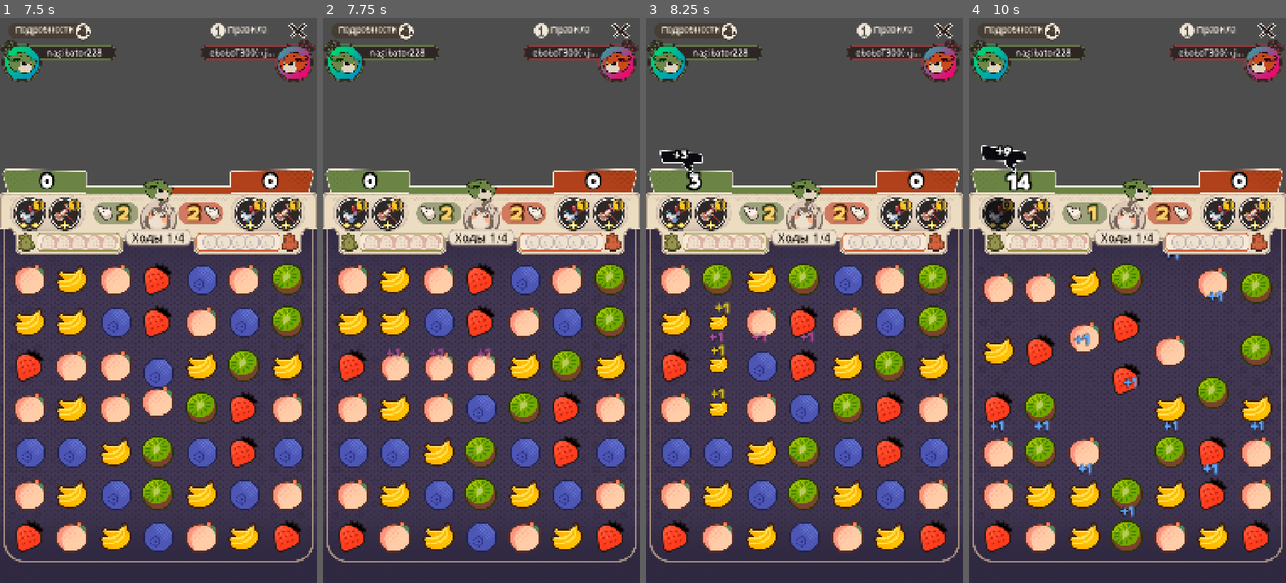
Above: before the commit, frames 1-4 (left to right).
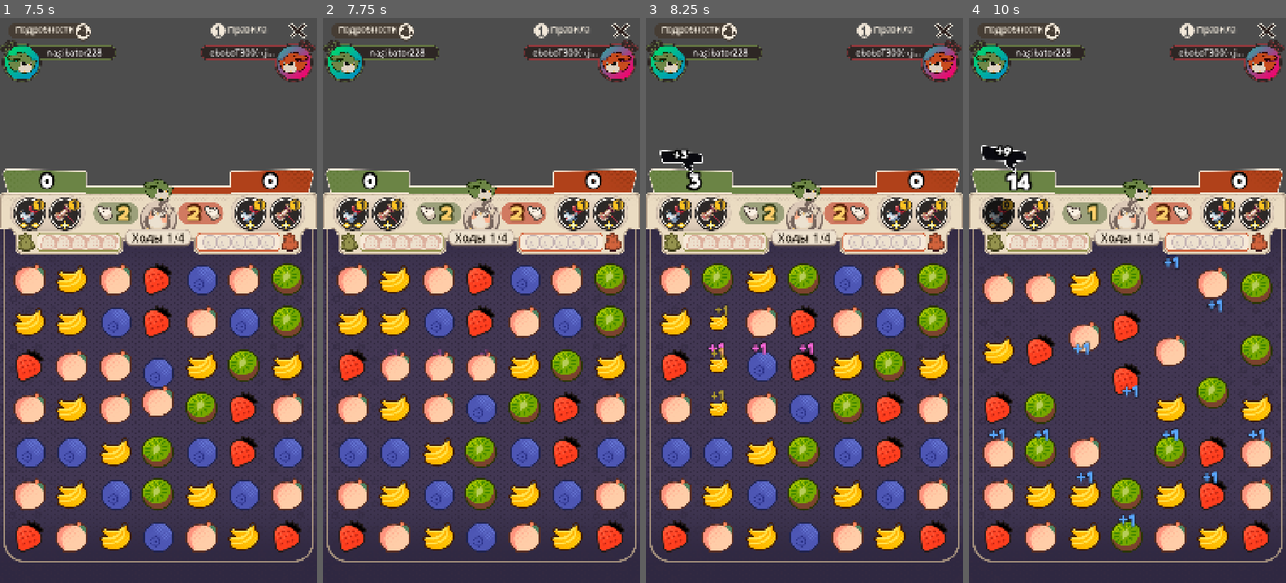
Above: after the commit, the same moments.

Repository: kakachaDev/origami-battle-godot
Game: Godot game, scene res://Assets/Scenes/game.tscn
The game is run twice, just before and just after one commit, with the same random seed, the same clock (stepped at 60 frames per second) and the same inputs.
Inputs (mouse positions are in pixels of both pictures, inside the frame that each line leads up to):
- Up to frame 1 (7.5 s): click "Правила" at 0.5 s; click "Подробности" at 1.25 s; click (31, 210) at 2.02 s; click "Правила" at 2.75 s; click "Подробности" at 3.5 s; click (31, 210) at 4.27 s; click "Правила" at 5 s; click "Подробности" at 5.75 s; click (31, 210) at 6.52 s; tap Enter at 7.25 s; drag from (158, 407) to (190, 176) at 7.27 s
- Up to frame 2 (7.75 s): no input
- Up to frame 3 (8.25 s): drag from (741, 328) to (788, 413) at 8.02 s
- Up to frame 4 (10 s): move the mouse to (1159, 176) at 8.77 s; click (1159, 176) at 8.92 s; tap Space at 9.5 s; drag from (1111, 413) to (1032, 215) at 9.52 s

Frame 1 is identical in both runs. In frame 2, 0.1% of the frame differs, in the area x 20-53%, y 58-61%; in frame 3, 0.5%; in frame 4, 1.2%, in the area x 5-94%, y 41-91%.

Commit message:
Rework +1 popup animation: spring in/out, less travel, size 48
- Font size 40 → 48
- Vertical travel 72px → 28px
- Appears with scale 0→1 + rotation -25°→0° both TRANS_BACK EASE_OUT (spring)
- Holds 0.25s then shrinks with scale 1→0 + rotation 0→-25° TRANS_BACK EASE_IN

Co-Authored-By: Claude Sonnet 4.6 <noreply@anthropic.com>

Diff:
--- a/Assets/Scripts/GameBoard.gd
+++ b/Assets/Scripts/GameBoard.gd
@@ -630,7 +630,7 @@
 	var label := Label.new()
 	label.text = "+1"
 	label.add_theme_font_override("font", CHICOREE_FONT)
-	label.add_theme_font_size_override("font_size", 40)
+	label.add_theme_font_size_override("font_size", 48)
 	label.add_theme_constant_override("outline_size", 8)
 	label.add_theme_color_override("font_outline_color", Color(0.0, 0.0, 0.0, 0.7))
 	var color: Color
@@ -642,15 +642,29 @@
 	label.horizontal_alignment = HORIZONTAL_ALIGNMENT_CENTER
 	label.custom_minimum_size = Vector2(80, 0)
 	label.mouse_filter = MOUSE_FILTER_IGNORE
+	label.pivot_offset = Vector2(40, 28)
+	label.scale = Vector2.ZERO
+	label.rotation_degrees = -25.0
 	label.modulate.a = 0.0
-	var start_y := local_pos.y - CELL_SIZE * 0.5
+	var start_y := local_pos.y - CELL_SIZE * 0.5 - 10.0
 	label.position = Vector2(local_pos.x - 40.0 + randf_range(-12.0, 12.0), start_y)
 	add_child(label)
-	var tw := create_tween().set_parallel(true)
-	tw.tween_property(label, "modulate:a", 1.0, 0.15)
-	tw.tween_property(label, "position:y", start_y - 72.0, 0.7).set_trans(Tween.TRANS_QUAD).set_ease(Tween.EASE_OUT)
-	tw.tween_property(label, "modulate:a", 0.0, 0.25).set_delay(0.45)
-	await tw.finished
+
+	var tw_in := create_tween().set_parallel(true)
+	tw_in.tween_property(label, "scale", Vector2.ONE, 0.45).set_trans(Tween.TRANS_BACK).set_ease(Tween.EASE_OUT)
+	tw_in.tween_property(label, "rotation_degrees", 0.0, 0.35).set_trans(Tween.TRANS_BACK).set_ease(Tween.EASE_OUT)
+	tw_in.tween_property(label, "modulate:a", 1.0, 0.2)
+	tw_in.tween_property(label, "position:y", start_y - 28.0, 0.55).set_trans(Tween.TRANS_QUAD).set_ease(Tween.EASE_OUT)
+	await tw_in.finished
+
+	await get_tree().create_timer(0.25).timeout
+
+	var tw_out := create_tween().set_parallel(true)
+	tw_out.tween_property(label, "scale", Vector2.ZERO, 0.3).set_trans(Tween.TRANS_BACK).set_ease(Tween.EASE_IN)
+	tw_out.tween_property(label, "rotation_degrees", -25.0, 0.3).set_trans(Tween.TRANS_BACK).set_ease(Tween.EASE_IN)
+	tw_out.tween_property(label, "modulate:a", 0.0, 0.25)
+	await tw_out.finished
+
 	label.queue_free()
 
 # ── Hint system ───────────────────────────────────────────────────────────────
